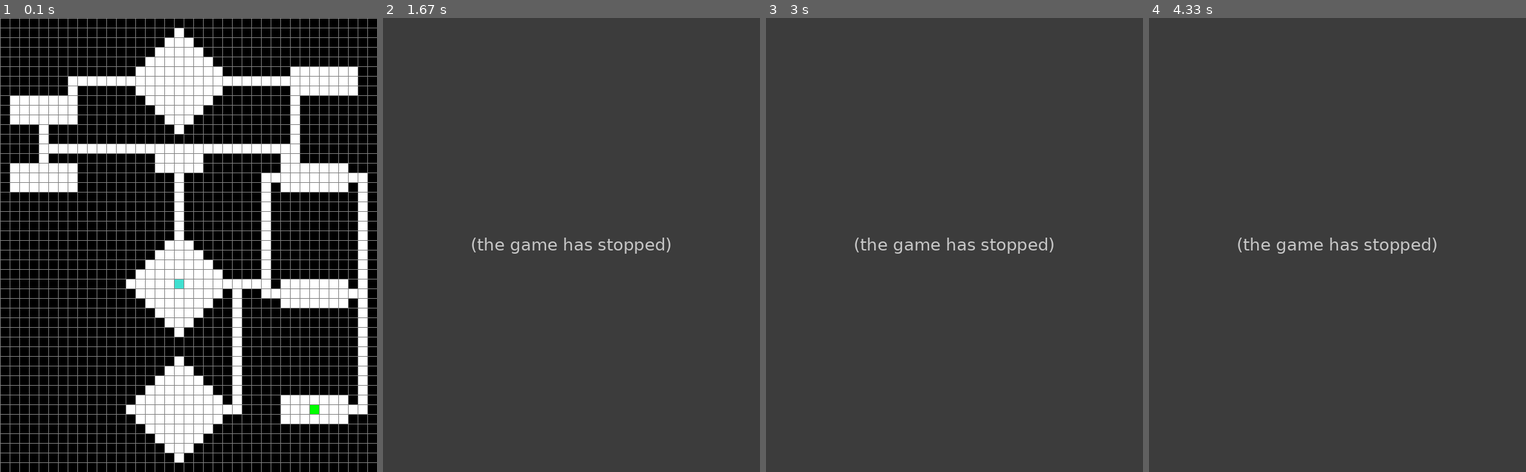
Above: before the commit, frames 1-4 (left to right).
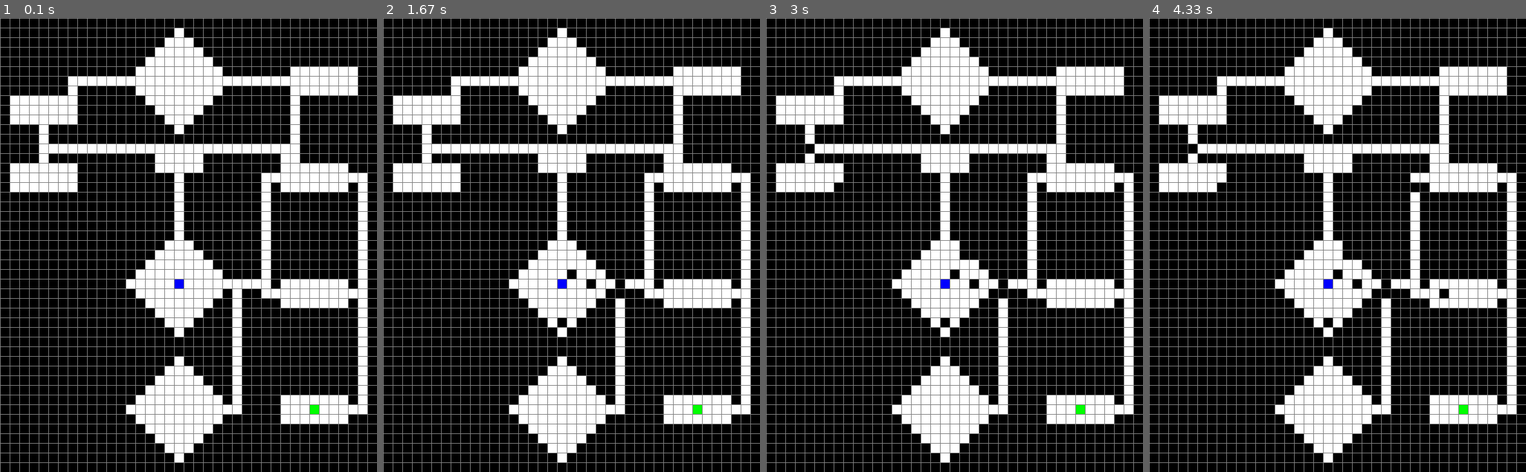
Above: after the commit, the same moments.

Repository: lenhoy/Astar
Game: pygame game, started from astar_code/AstarPygame.py
The game is run twice, just before and just after one commit, with the same random seed, the same clock (stepped at 60 frames per second) and the same inputs.
Inputs (mouse positions are in pixels of both pictures, inside the frame that each line leads up to):
- Up to frame 1 (0.1 s): no input
- Up to frame 2 (1.67 s): press the mouse at (571, 276) at 0.37 s; move the mouse to (526, 263) at 0.47 s; release the mouse at (481, 249) at 0.6 s; press the mouse at (571, 276) at 0.7 s; move the mouse to (594, 281) at 0.8 s; release the mouse at (616, 285) at 0.93 s; press the mouse at (571, 276) at 1.03 s; move the mouse to (563, 317) at 1.13 s; release the mouse at (552, 363) at 1.27 s; press the mouse at (571, 276) at 1.37 s; move the mouse to (620, 294) at 1.47 s; release the mouse at (669, 317) at 1.6 s
- Up to frame 3 (3 s): press the mouse at (954, 276) at 1.7 s; move the mouse to (882, 208) at 1.8 s; release the mouse at (811, 145) at 1.93 s; press the mouse at (954, 276) at 2.03 s; move the mouse to (894, 231) at 2.13 s; release the mouse at (833, 185) at 2.27 s; press the mouse at (954, 276) at 2.37 s; move the mouse to (962, 249) at 2.47 s; release the mouse at (969, 226) at 2.6 s
- Up to frame 4 (4.33 s): click (1439, 294) at 3.22 s; click (1416, 185) at 3.58 s

The runs differ from the first frame. In frame 1, less than 0.1% of the frame differs, in the area x 46-49%, y 57-60%; in frame 2, 100%, in the area x 0-100%, y 0-100%; in frame 3, 100%; in frame 4, 100%.
Error before the commit: IndexError: list index out of range (AstarPygame.py line 376); the game stopped at 1.23 s (later frames are placeholders)

Commit message:
Map and barrier creation working no grayscale

Diff:
--- a/astar_code/AstarPygame.py
+++ b/astar_code/AstarPygame.py
@@ -17,9 +17,11 @@
 BLACK = (0, 0, 0) # Barrier
 PURPLE = (128, 0, 128) # Path
 ORANGE = (255, 165, 0) # Frontier
-GREY = (128, 128, 128)
 TURQUOISE = (64, 224, 208) # Start node
-
+GREY1 = (50,50,50)
+GREY2 = (100,100,100)
+GREY3= (128, 128, 128)
+GREY4 = (200,200,200)
 
 # Create python enviroment based on handout Map
 class Map:
@@ -143,7 +145,7 @@
         return self.color == BLACK
 
     def is_start(self):
-        return self.color == TURQUOISE
+        return self.color == BLUE
 
     def is_goal(self):
         return self.color == GREEN
@@ -162,7 +164,7 @@
         self.color = BLACK
 
     def make_start(self):
-        self.color = TURQUOISE
+        self.color = BLUE
 
     def make_goal(self):
         self.color = GREEN
@@ -260,10 +262,10 @@
     # Draw the Horizontal and Vertical lines of the Grid
     for i in range(rows):
         # Horizontal
-        pygame.draw.line(win, GREY, (0, i * gap), (width, i * gap))
+        pygame.draw.line(win, GREY3, (0, i * gap), (width, i * gap))
         for j in range(cols):
             # Vertical
-            pygame.draw.line(win, GREY, (j * gap, 0), (j * gap, height))
+            pygame.draw.line(win, GREY3, (j * gap, 0), (j * gap, height))
 
 # Main draw function for drawing map
 def draw(win, grid, rows, cols, width, height):
@@ -278,21 +280,21 @@
     pygame.display.update()
 
 # For interactivity - find mouseclick position
-def get_clicked_pos(pos, rows, width):
+def get_clicked_pos(pos, cols, width):
     """Find the clicked position in terms of rows and columns.
         # TODO: Fix this function, registrers wrong node
 
     Args:
         pos ([type]): pygame mouse clicked position
-        rows ([type]): amount of rows in map
+        cols ([type]): amount of cols in map
         width ([type]): width of map
 
     Returns:
         (int, int): touple of indexer
     """
 
-    gap = width // rows
-    y, x = pos
+    gap = width // cols
+    x, y = pos
 
     row = y // gap
     col = x // gap
@@ -372,7 +374,7 @@
 
             if pygame.mouse.get_pressed()[0]: # On left mouse click
                 pos = pygame.mouse.get_pos()
-                row, col = get_clicked_pos(pos, ROWS, width)
+                row, col = get_clicked_pos(pos, COLS, width)
                 node = grid[row][col] # The clicked node
 
                 # If start node is not defined, first click defines start node
